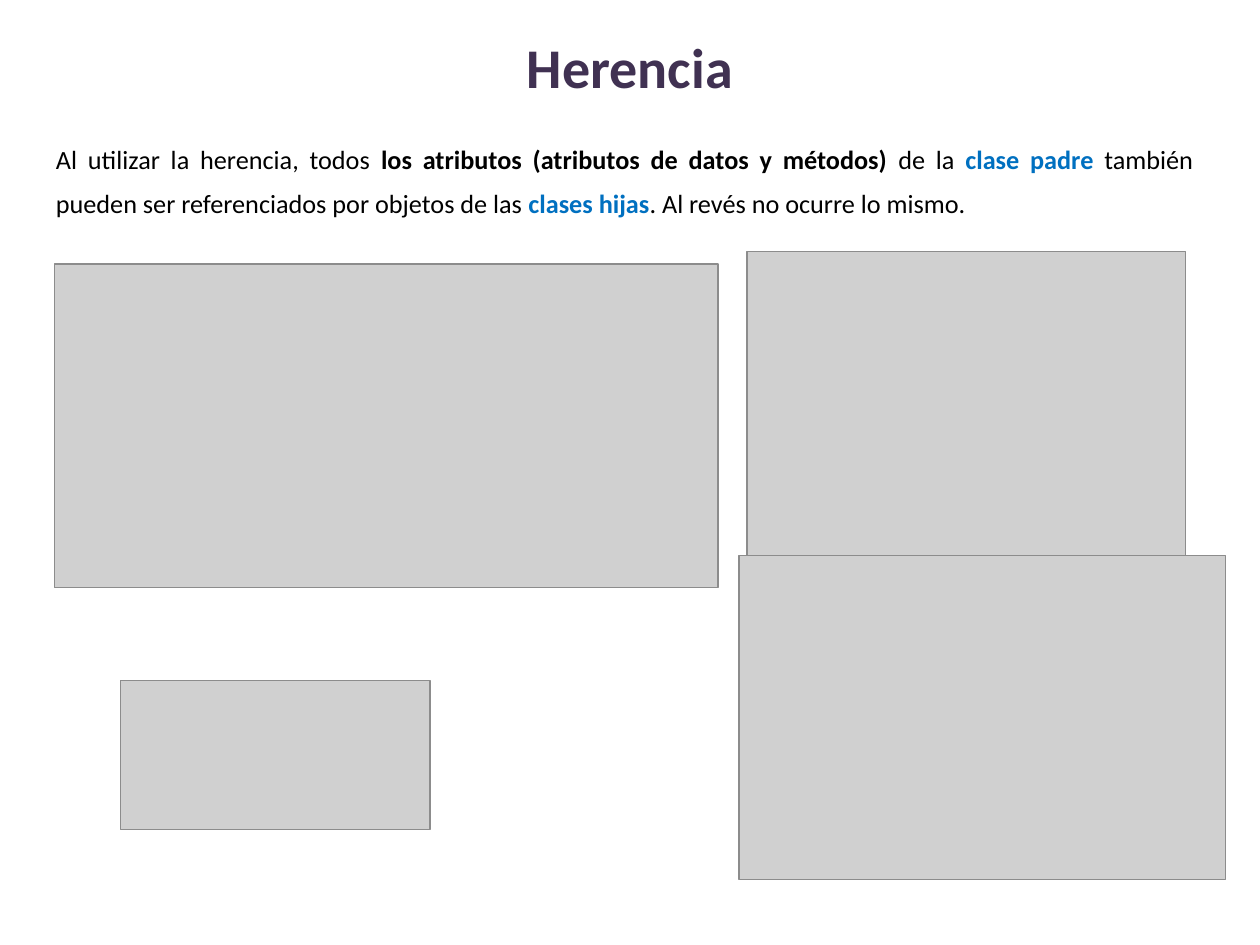
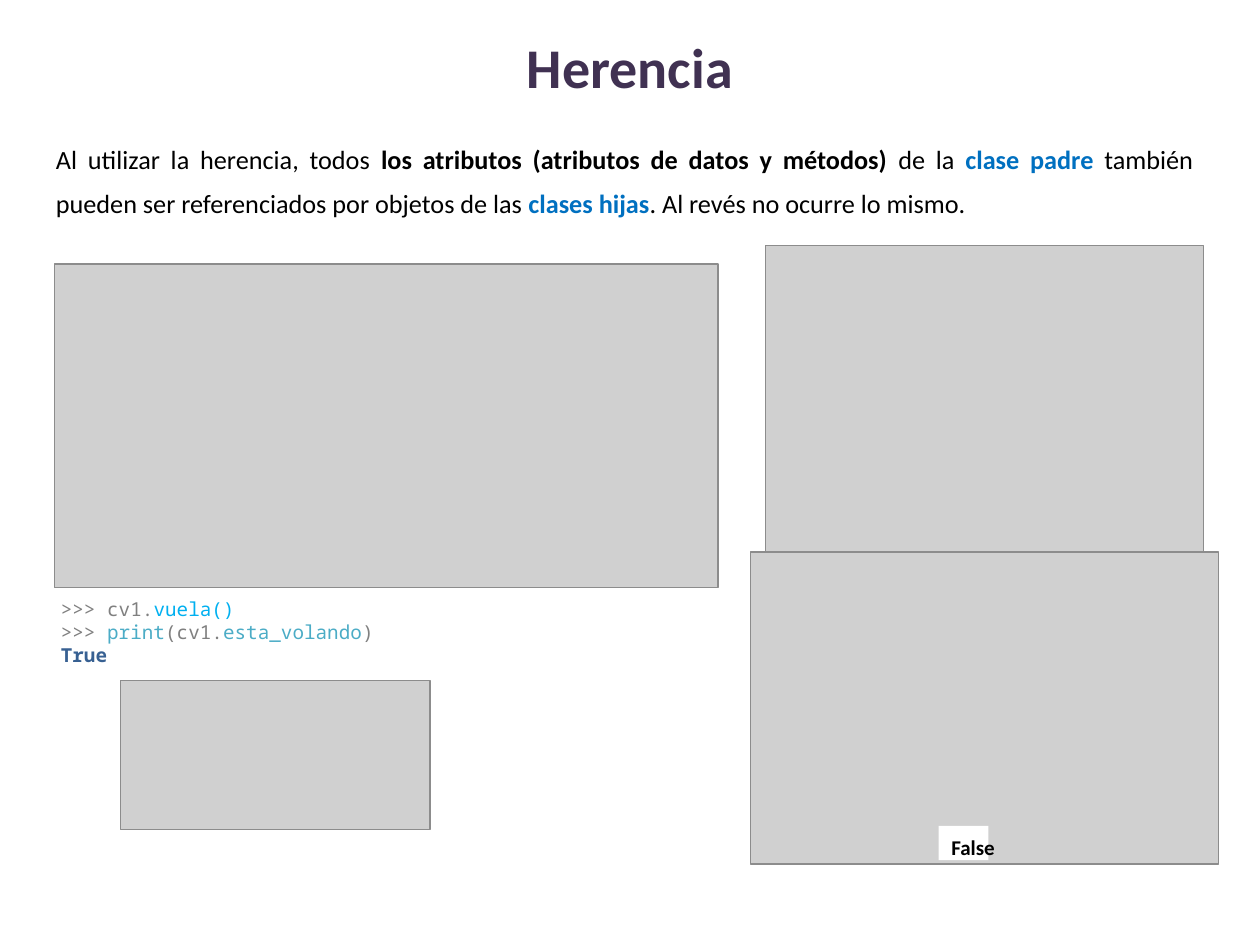
Before and after one commit to lizetheP/Analitica, a slide deck: slide 17 of Calendario2023/presentaciones/16_POO_Herencia.pptx. Drawn at 1260x945 pixels with LibreOffice and Linux fonts; fonts in the diff are those of the drawing; grey boxes stand for pictures. Boxes give left, top, right and bottom in pixels: in the first picture for what was removed or moved away, otherwise in the second. Text is boxed around its words. In the diff, an @@ line names an element or a change of style, - is before the commit and + after.

```diff
--- a/Calendario2023/presentaciones/16_POO_Herencia.pptx
+++ b/Calendario2023/presentaciones/16_POO_Herencia.pptx
@@ picture: place and size @@
-picture at <box>747,252,1186,682</box>
+picture at <box>765,246,1203,675</box>
@@ picture: place and size @@
-picture at <box>740,556,1226,879</box>
+picture at <box>750,552,1218,864</box>
@@ text added at <box>61,601,374,662</box>, 11 pt, text #4BACC6 @@
+>>> cv1.vuela()
+>>> print(cv1.esta_volando)
+True
@@ rectangle added at <box>939,825,988,859</box>, fill #FFFFFF @@
@@ text added at <box>951,840,994,856</box>, 12 pt, text #000000, bold @@
+False
```
Also in this commit, not shown: 8 other slides changed, 10 other files.
